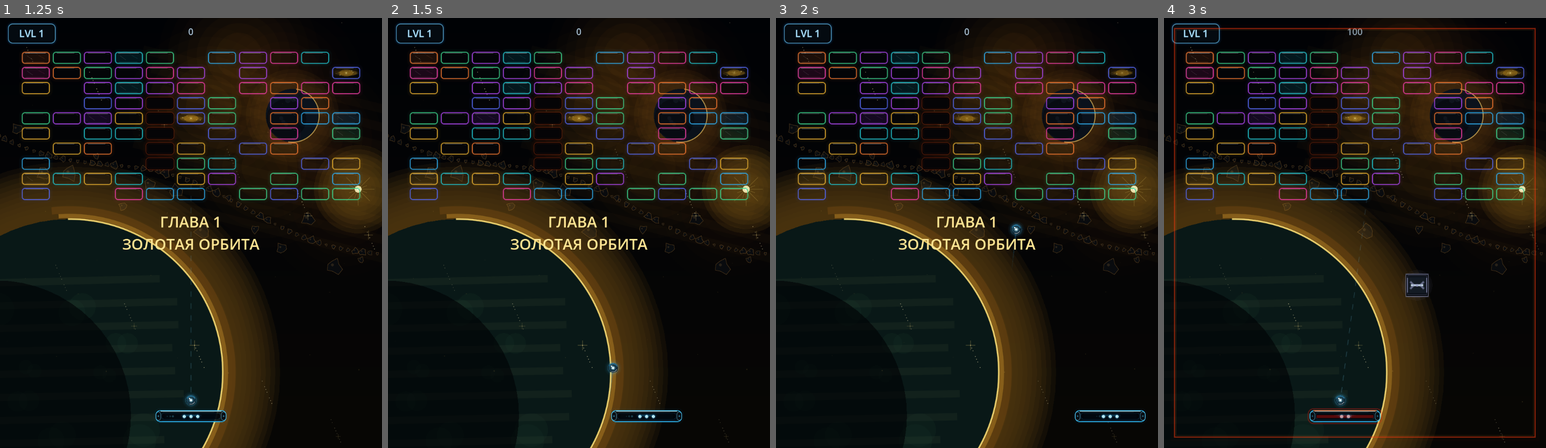
Above: before the commit, frames 1-4 (left to right).
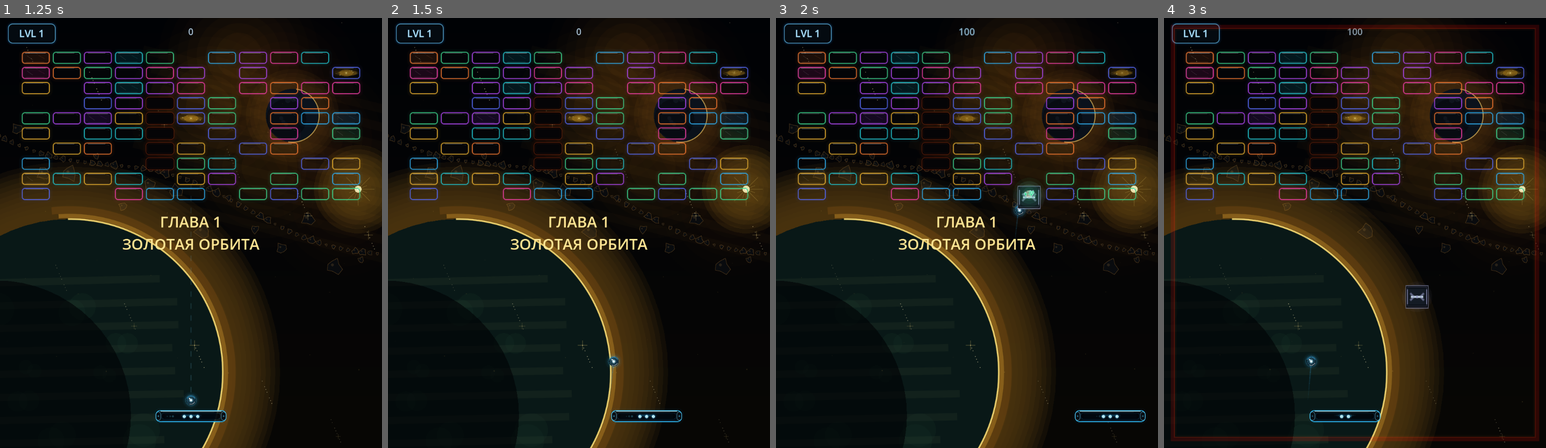
Above: after the commit, the same moments.

Repository: Ardarik421/arkanoid
Game: Godot game, scene res://scenes/main_menu.tscn
Two runs of this game, one before a commit and one after it. Both use one fixed random seed, a clock stepped at 60 frames per second and the inputs below.
Inputs (mouse positions are in pixels of both pictures, inside the frame that each line leads up to):
- Up to frame 1 (1.25 s): click "НОВАЯ ИГРА" at 0.5 s
- Up to frame 2 (1.5 s): tap Enter at 1.25 s; move the mouse to (663, 211) at 1.27 s; hold D (move_right) from 1.28 s (still down); tap Space (launch_ball) at 1.35 s; click (663, 211) at 1.42 s
- Up to frame 3 (2 s): keep holding D (move_right)
- Up to frame 4 (3 s): move the mouse to (1278, 254) at 2.02 s; release D (move_right) at 2.03 s; hold A (move_left) 2.03-2.78 s; tap Space (launch_ball) at 2.1, 2.85 s; move the mouse to (1393, 138) at 2.77 s; hold D (move_right) from 2.78 s (still down)

Frame 1 is identical in both runs. In frame 2, 0.1% of the frame differs, in the area x 57-61%, y 78-85%; in frame 3, 0.6%; in frame 4, 4.9%, in the area x 1-99%, y 1-99%.

Commit message:
Rebalance ball speed bonuses

Diff:
--- a/scenes/main.gd
+++ b/scenes/main.gd
@@ -575,13 +575,13 @@
 
 func update_ball_speed():
 	if hyper_time > 0.0:
-		set_all_balls_speed(1400.0)
+		set_all_balls_speed(1100.0)
 
 	elif fast_time > 0.0:
-		set_all_balls_speed(1000.0)
+		set_all_balls_speed(950.0)
 
 	else:
-		set_all_balls_speed(700.0)
+		set_all_balls_speed(840.0)
 
 func stop_all_balls():
 	for ball in active_balls:
